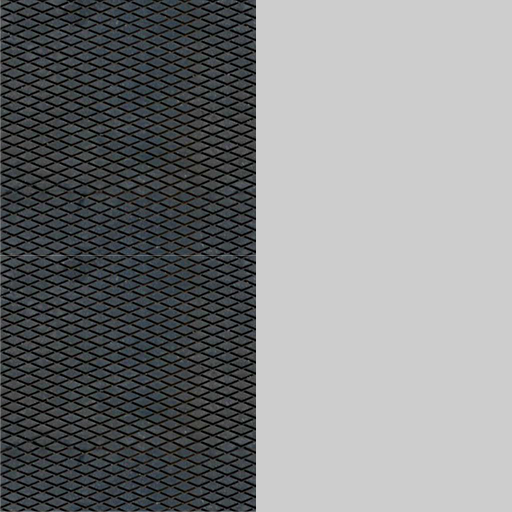
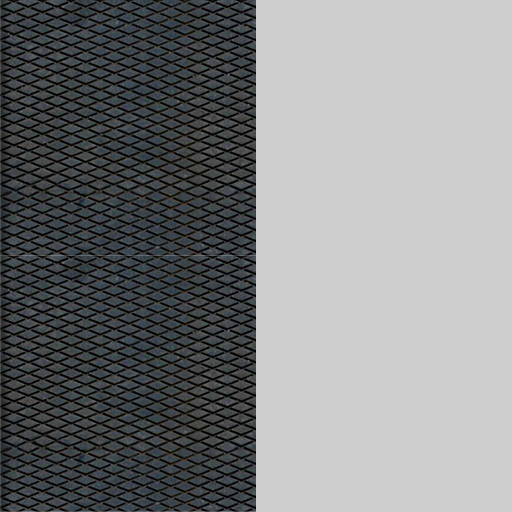
Two versions of the same layered image (512x512). Layer-by-layer changes:
added layer "Layer 2" above "Rubber Top" over (0, 0, 10, 512)
